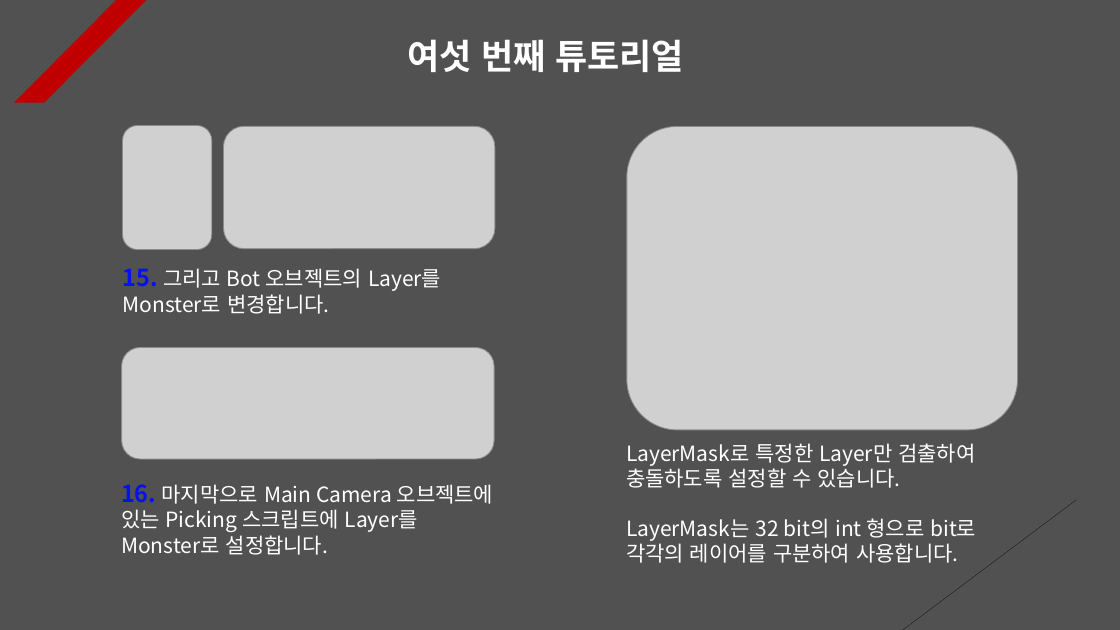
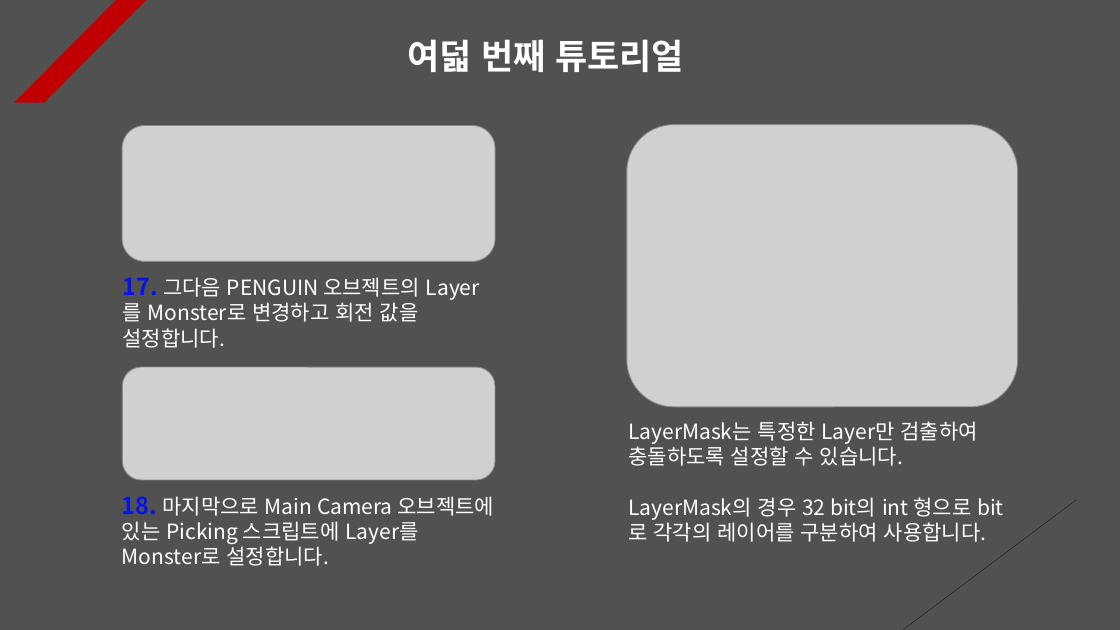
Before and after one commit to Unity2033/3D-UnityEngine, a slide deck: slide 8 of Assets/Class/Raycast/PPT Data/RayCast Example.pptx. Drawn at 1120x630 pixels with LibreOffice and Linux fonts; fonts in the diff are those of the drawing; grey boxes stand for pictures. Boxes give left, top, right and bottom in pixels: in the first picture for what was removed or moved away, otherwise in the second. Text is boxed around its words. In the diff, an @@ line names an element or a change of style, - is before the commit and + after.

```diff
--- a/Assets/Class/Raycast/PPT Data/RayCast Example.pptx
+++ b/Assets/Class/Raycast/PPT Data/RayCast Example.pptx
@@ text at [407,39,684,72]: text changed @@
-여섯 번째 튜토리얼
+여덟 번째 튜토리얼
@@ picture: place and size @@
-picture at [223,126,495,249]
+picture at [122,125,495,261]
@@ picture removed at [123,125,212,250] @@
@@ picture: place and size @@
-picture at [627,127,1017,430]
+picture at [627,124,1017,407]
@@ text at [123,277,420,348]: text changed @@
-15. 그리고 Bot 오브젝트의 Layer를 Monster로 변경합니다.
+17. 그다음 PENGUIN 오브젝트의 Layer를 Monster로 변경하고 회전 값을 설정합니다.
@@ picture: place and size @@
-picture at [122,348,494,460]
+picture at [123,367,496,480]
@@ text at [628,421,986,542]: text changed @@
-LayerMask로 특정한 Layer만 검출하여 충돌하도록 설정할 수 있습니다.
-LayerMask는 32 bit의 int 형으로 bit로 각각의 레이어를 구분하여 사용합니다.
+LayerMask는 특정한 Layer만 검출하여 충돌하도록 설정할 수 있습니다.
+LayerMask의 경우 32 bit의 int 형으로 bit로 각각의 레이어를 구분하여 사용합니다.
@@ text at [122,496,494,566]: text changed @@
-16. 마지막으로 Main Camera 오브젝트에 있는 Picking 스크립트에 Layer를 Monster로 설정합니다.
+18. 마지막으로 Main Camera 오브젝트에 있는 Picking 스크립트에 Layer를 Monster로 설정합니다.
```
Also in this commit, not shown: 6 other slides changed, 2 slides added, 45 other files.
